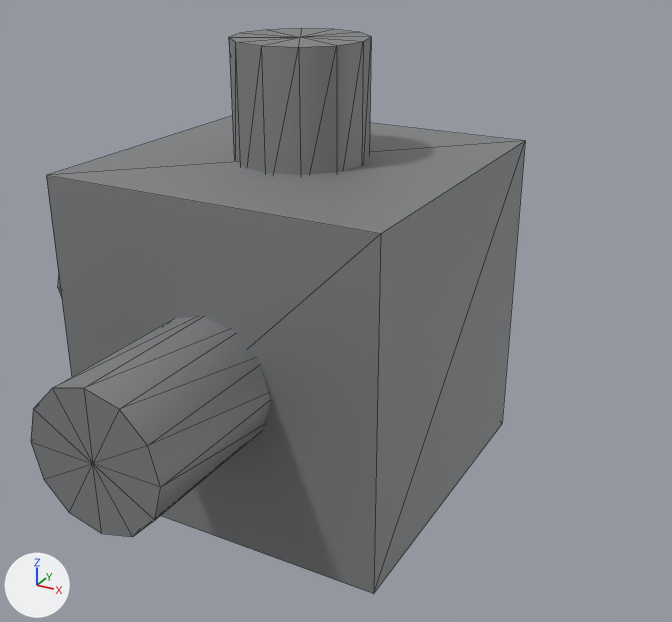
What one commit did to the glTF model public/parts/air-diverter.glb.
One viewpoint serves both versions: a camera (50 mm lens) standing at (-93.2, -529.4, 68.2) and looking at (-135.0, -453.3, 30.1). The axes (+X, +Y, +Z) are drawn at lower left. The lights are the same throughout. The older version comes first. Mesh edges are drawn as thin lines. Where no turn or scale is listed for an object, it has been applied to the vertices. Vertices at exactly the same position are counted once.

The first picture shows 'air-diverter:castAlu'.
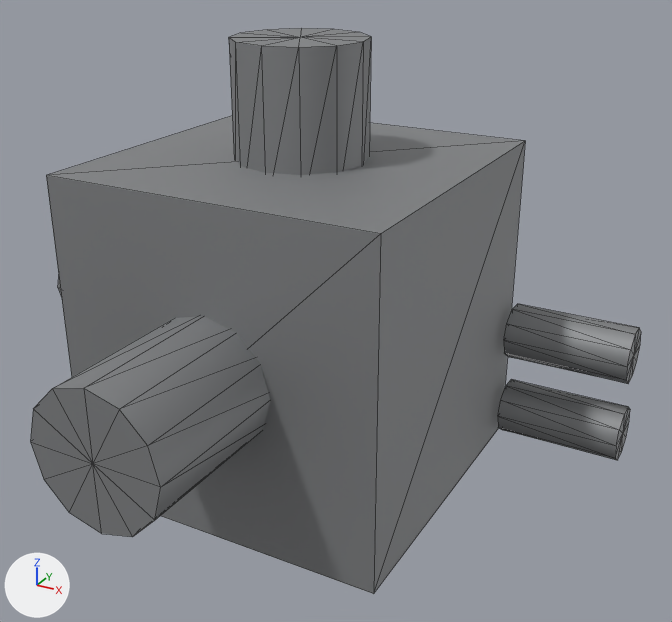
Where the newer file only moved an object's origin or applied its transform, the numbers keep the older frame.

Changed parts and their boxes (x1, y1, x2, y2) in the pictures (672 x 622 px):
'air-diverter:castAlu', reshaped (23% wider): before (31, 28, 525, 594); after (31, 28, 641, 594)
part 1 of me_mesh_0, added: after (504, 304, 641, 384)
part 2 of me_mesh_0, added: after (498, 379, 630, 460)

The change in detail:
me_mesh_0 is used by ob_air_diverter_castalu; location (-148.0, -456.0, 32.0).
me_mesh_0 had 86 vertices, 156 faces and spanned x -24.0..24.0, y -26.0..26.0, z -24.0..24.0.
me_mesh_0 now has 130 vertices, 236 faces and spans x -24.0..39.0, y -26.0..27.2, z -24.0..24.0.
me_mesh_0 part 1: a new loose piece, a 10-sided cylinder along x spanning x 25.0..39.0, y 20.8..27.2, z -13.0..-7.0, in mat_castalu (grey #96989a).
me_mesh_0 part 2: a new loose piece, a 10-sided cylinder along x spanning x 25.0..39.0, y 20.8..27.2, z -23.0..-17.0, in mat_castalu (grey #96989a).
